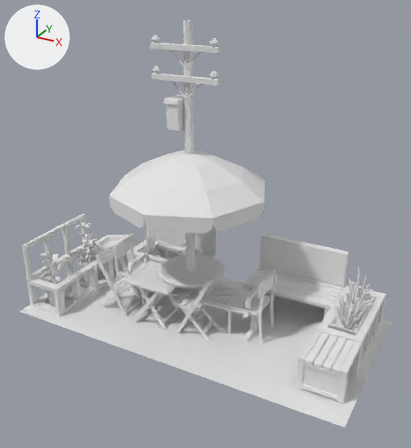
Two versions of the Blender file models/street-props/street-props.blend, one commit apart.
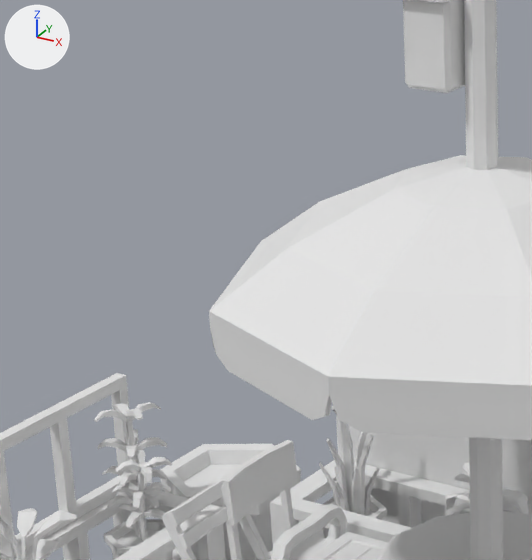
Each version is shown whole from a 50 mm camera at (3.84, -6.53, 4.84) aimed at (0.32, -0.12, 1.63), then close up on the part from 12% to 50% of the width and 23% to 60% of the height. Every picture has the same lights, and +X, +Y and +Z are marked at upper left.

Before the edit, the objects in view are built like this:
```python
me_outdoor_dining = bpy.data.meshes.new('outdoor_dining')
me_outdoor_dining.from_pydata(...)  # 593 vertices, 511 faces; spans x -1.28..1.28, y -1.13..1.13, z 0.0..2.65
me_outdoor_dining.materials.append(mat_atlas_colors)  # its picture is missing
me_parklet = bpy.data.meshes.new('parklet')
me_parklet.from_pydata(...)  # 3405 vertices, 3469 faces; spans x -474.0..44.0, y -72.0..178.0, z -41.0..68.0
me_parklet.materials.append(mat_atlas_colors)  # its picture is missing
me_utility_pole = bpy.data.meshes.new('utility_pole')
me_utility_pole.from_pydata(...)  # 462 vertices, 432 faces; spans x -0.51..0.51, y -0.16..0.16, z 0.0..4.3
me_utility_pole.materials.append(mat_atlas_colors)  # its picture is missing
ob_outdoor_dining = bpy.data.objects.new('outdoor_dining', me_outdoor_dining)
ob_outdoor_dining.location = (0.0, 0.0, 0.0)
ob_parklet = bpy.data.objects.new('parklet', me_parklet)
ob_parklet.location = (2.349, -0.526, 0.404)
ob_parklet.scale = (0.01, 0.01, 0.01)
ob_utility_pole = bpy.data.objects.new('utility_pole', me_utility_pole)
ob_utility_pole.location = (0.0, 0.0, 0.0)
# also in view: 'bench_orientation_center' at (0.05, 0.0, 0.37)
```
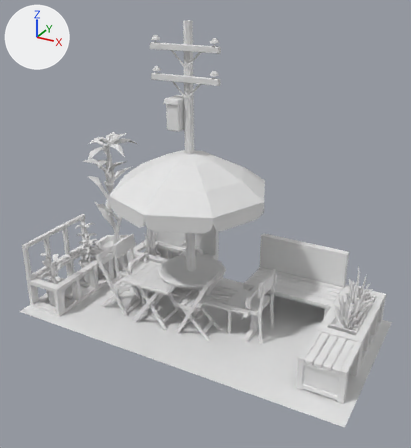
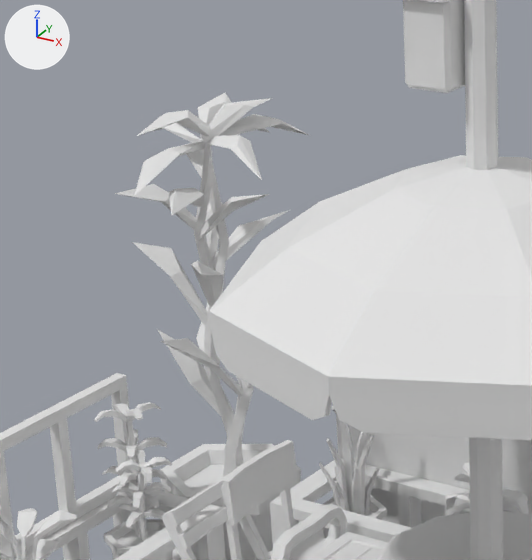
Commit message: street-props
*fixed missing plant in parklet

Where the change shows, as pixel boxes [x1, y1, x2, y2] in the close-ups (532 x 560 px):
'parklet', reshaped
    before: [0, 373, 532, 560]
    after: [0, 93, 532, 560]
part 1 of me_parklet, added
    after: [115, 93, 311, 477]

The change, as a list of edits to the scene's bpy script:
```text
Change me_parklet:
    used by ob_parklet; location = (2.349, -0.526, 0.404); scale = (0.01, 0.01, 0.01)
    remove me_parklet.from_pydata(...)  # 3405 vertices, 3469 faces; spans x -474.0..44.0, y -72.0..178.0, z -41.0..68.0
    add me_parklet.from_pydata(...)  # 3641 vertices, 3801 faces; spans x -491.0..44.0, y -72.0..184.0, z -41.0..200.0
    me_parklet part 1
    236 vertices are added at x -491.0..-382.0, y 71.0..184.0, z -10.0..200.0
    332 new faces join them
```
